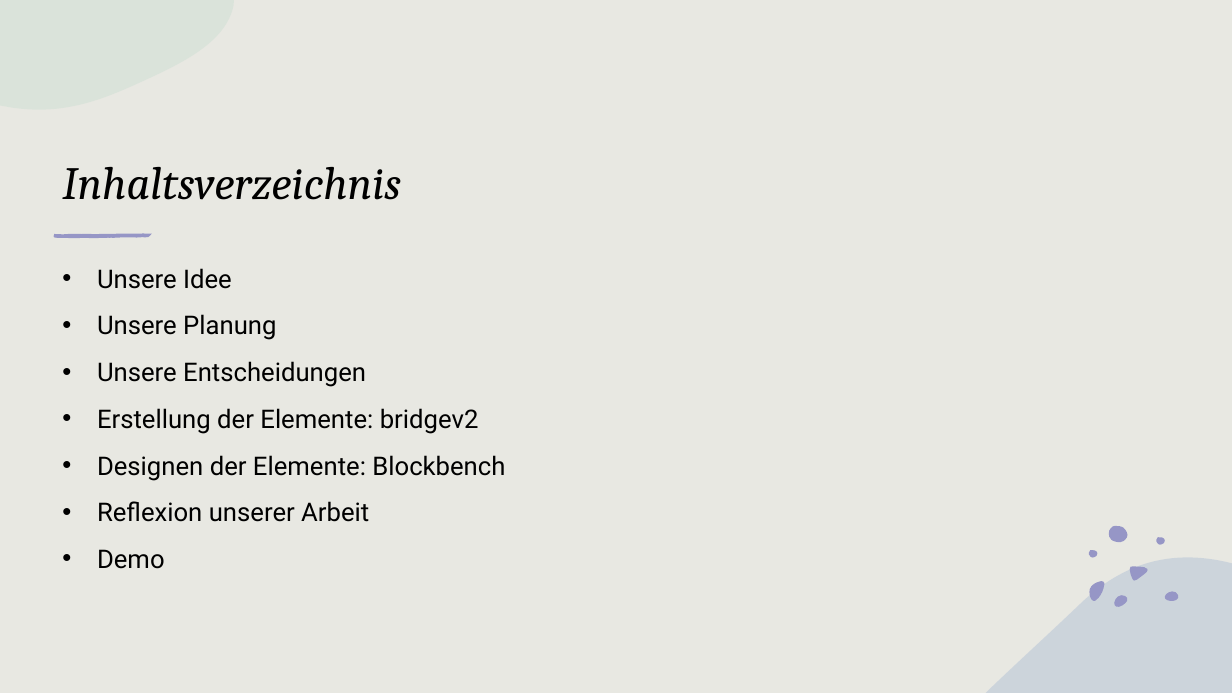
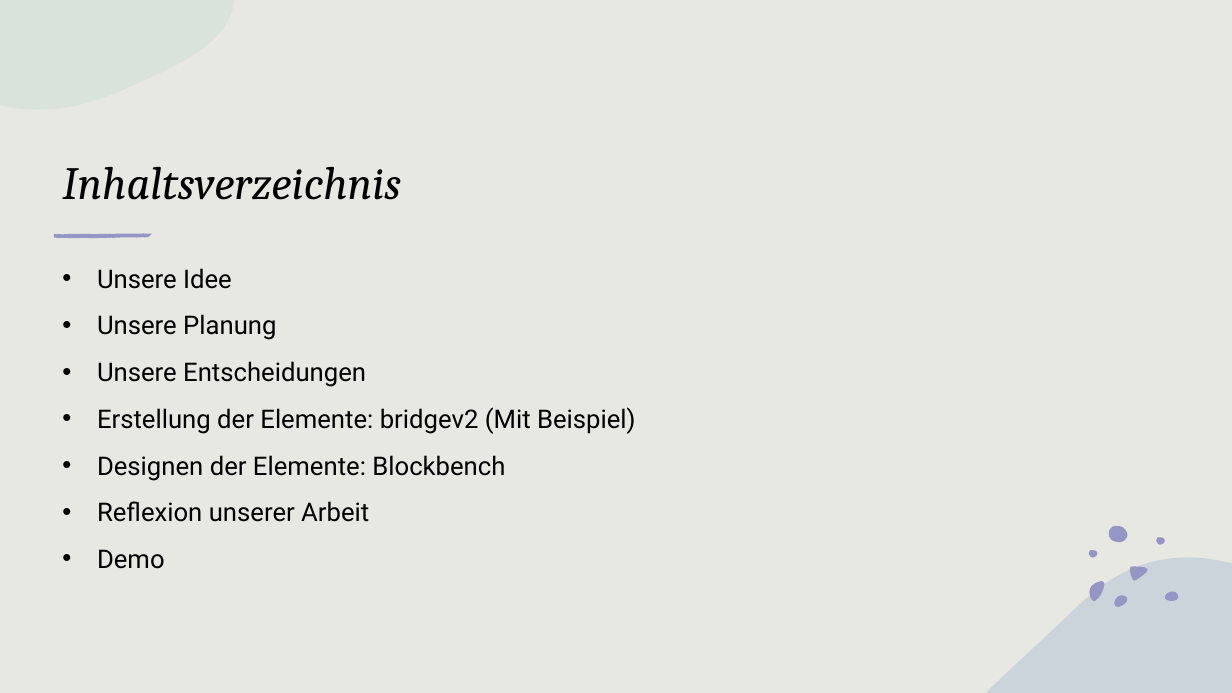
Before and after one commit to NotMHX/SwissAddon, a slide deck: slide 2 of Dokumentation/Schweizer Addon PPP.pptx. Drawn at 1232x693 pixels with LibreOffice and Linux fonts; fonts in the diff are those of the drawing. Boxes give left, top, right and bottom in pixels: in the first picture for what was removed or moved away, otherwise in the second. Text is boxed around its words. In the diff, an @@ line names an element or a change of style, - is before the commit and + after.

```diff
--- a/Dokumentation/Schweizer Addon PPP.pptx
+++ b/Dokumentation/Schweizer Addon PPP.pptx
@@ text at (97,407,636,434): text changed @@
-• Erstellung der Elemente: bridgev2
+• Erstellung der Elemente: bridgev2 (Mit Beispiel)
```
Also in this commit, not shown: 6 other slides changed.
